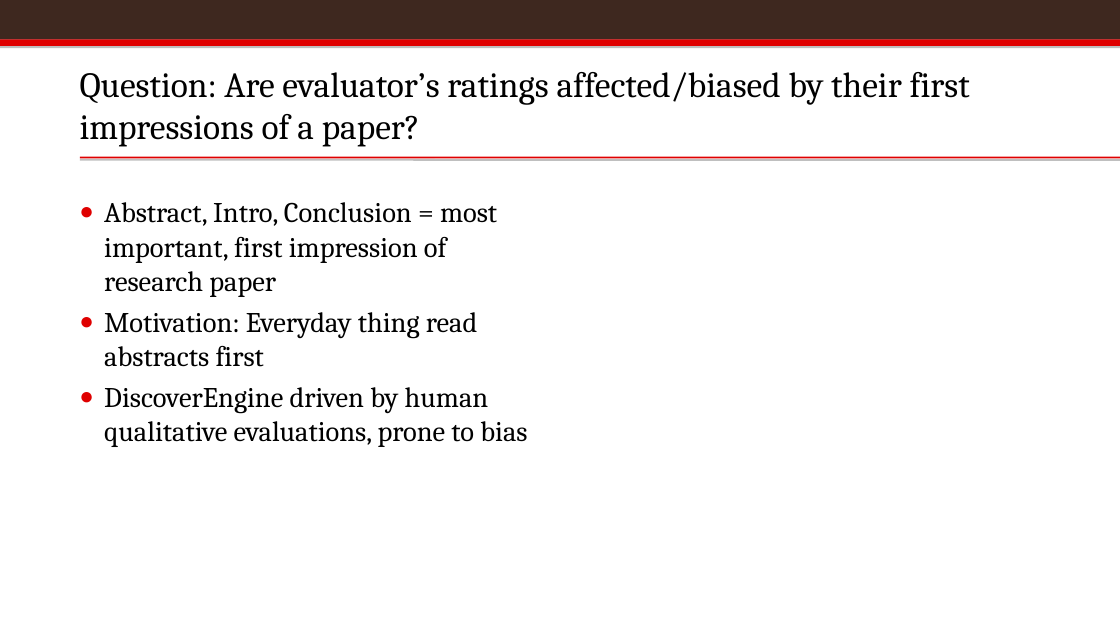
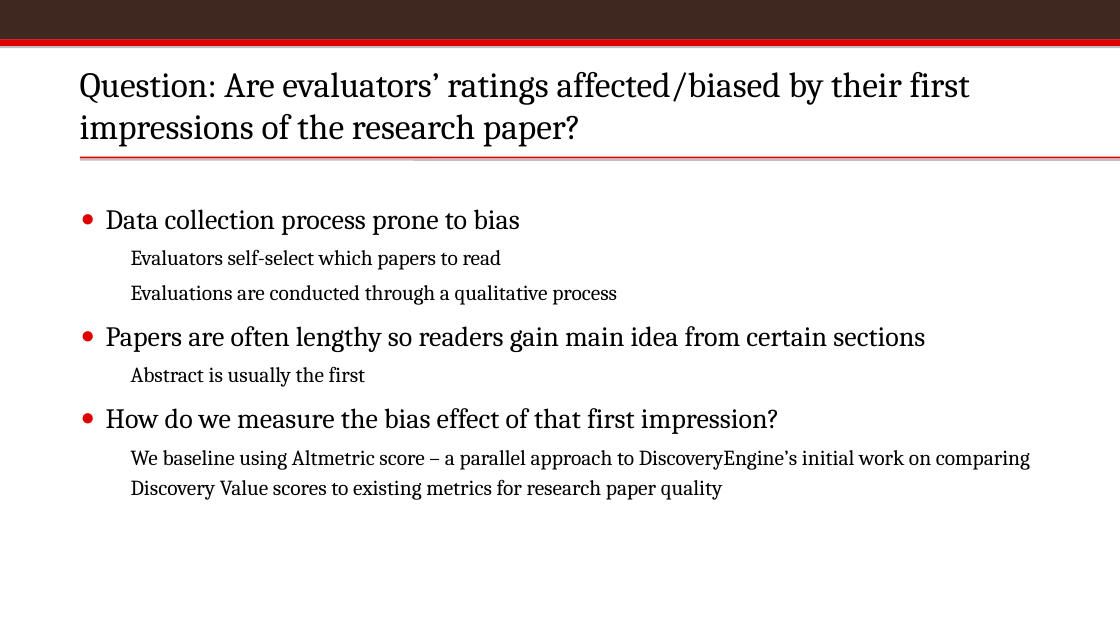
Before and after one commit to vaibhavram/browndatathon, a slide deck: slide 2 of brownDatathonPres.pptx. Drawn at 1120x630 pixels with LibreOffice and Linux fonts; fonts in the diff are those of the drawing; background and template pictures are left out. Boxes give left, top, right and bottom in pixels: in the first picture for what was removed or moved away, otherwise in the second. Text is boxed around its words. In the diff, an @@ line names an element or a change of style, - is before the commit and + after.

Commit message:
updating ppt

```diff
--- a/brownDatathonPres.pptx
+++ b/brownDatathonPres.pptx
@@ title at (80, 72, 970, 147): text changed @@
-Question: Are evaluator’s ratings affected/biased by their first impressions of a paper?
+Question: Are evaluators’ ratings affected/biased by their first impressions of the research paper?
@@ text at (106, 209, 1030, 500): text changed; size 24.4 to 18.4 pt @@
-● Abstract, Intro, Conclusion = most important, first impression of research paper
-● Motivation: Everyday thing read abstracts first
-● DiscoverEngine driven by human qualitative evaluations, prone to bias
+● Data collection process prone to bias
+  ● Evaluators self-select which papers to read
+  ● Evaluations are conducted through a qualitative process
+● Papers are often lengthy so readers gain main idea from certain sections
+  ● Abstract is usually the first
+● How do we measure the bias effect of that first impression?
+  ● We baseline using Altmetric score – a parallel approach to DiscoveryEngine’s initial work on comparing Discovery Value scores to existing metrics for research paper quality
```
Also in this commit, not shown: 2 slides added, 2 slides removed, 1 other file.
